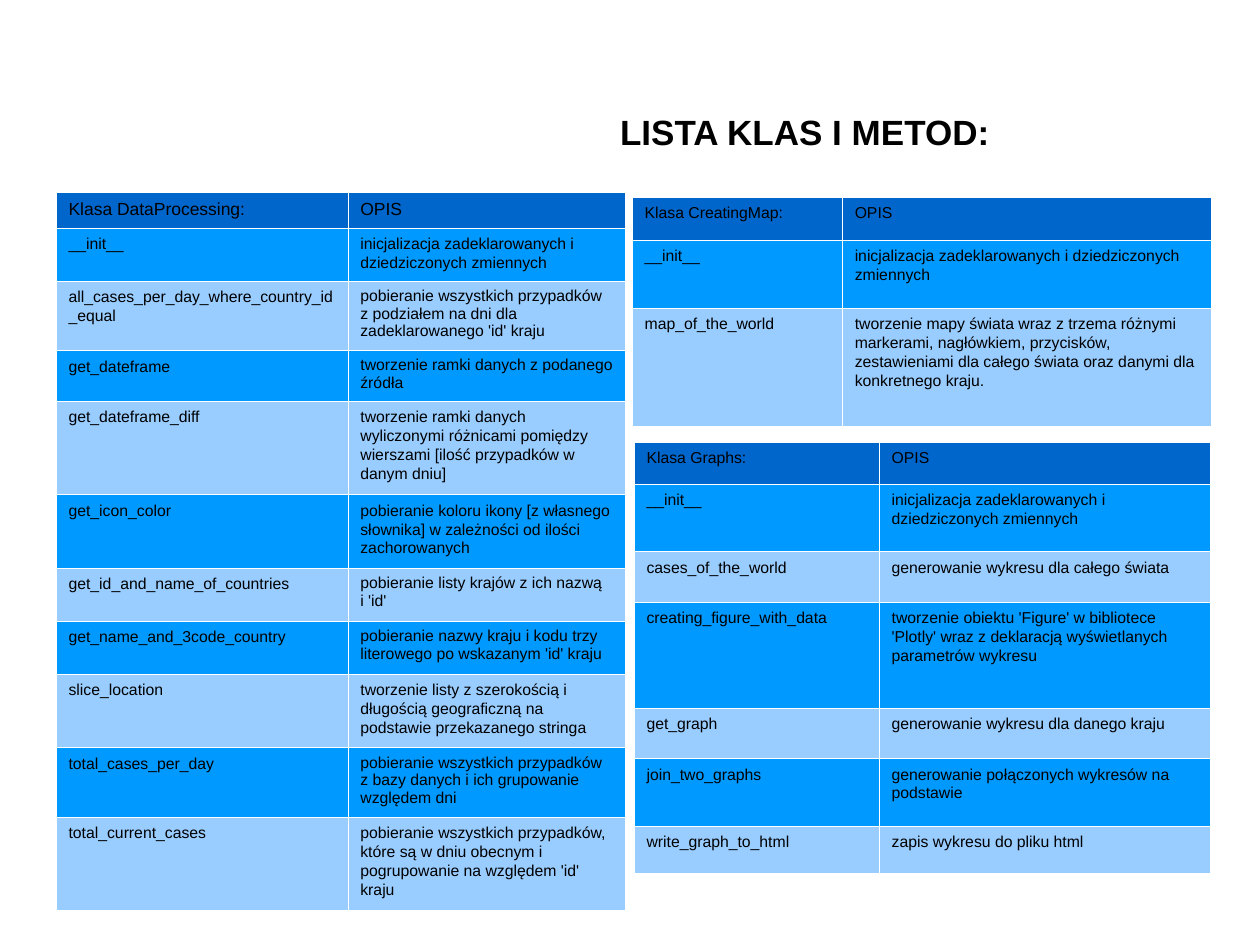
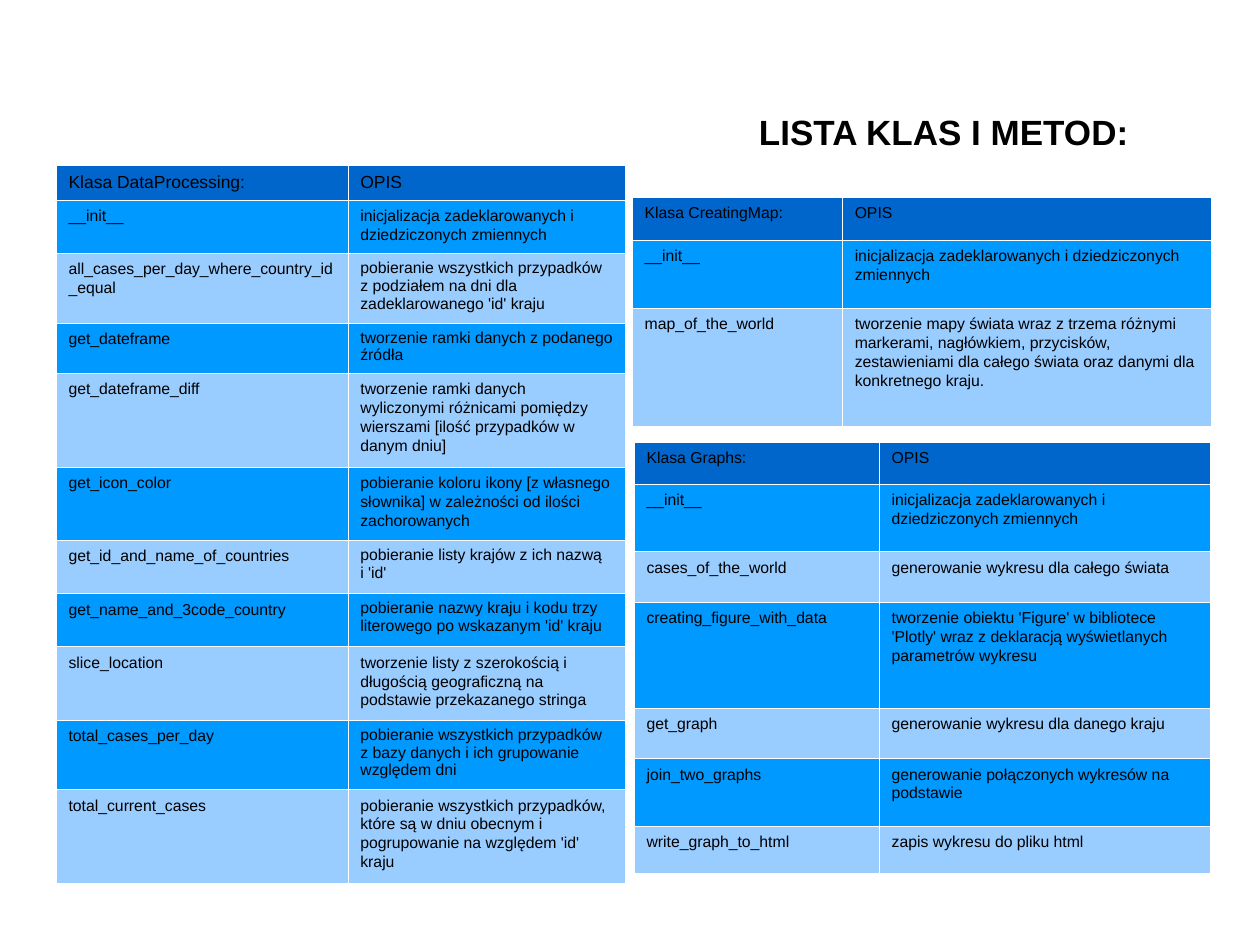
Before and after one commit to janiszewskibartlomiej/COVID-19-Thesis-Postgraduate_studies_on_WSB, a slide deck: slide 13 of docs/WSB_prezentacja_pracy_dyplomowej.pptx. Drawn at 1260x945 pixels with LibreOffice and Linux fonts; fonts in the diff are those of the drawing; background and template pictures are left out. Boxes give left, top, right and bottom in pixels: in the first picture for what was removed or moved away, otherwise in the second. Text is boxed around its words. In the diff, an @@ line names an element or a change of style, - is before the commit and + after.

```diff
--- a/docs/WSB_prezentacja_pracy_dyplomowej.pptx
+++ b/docs/WSB_prezentacja_pracy_dyplomowej.pptx
@@ text "LISTA KLAS I METOD:": place and size @@
-text "LISTA KLAS I METOD:" at [620, 120, 990, 146]
+text "LISTA KLAS I METOD:" at [759, 120, 1129, 146]
@@ table: place and size @@
-table at [57, 193, 626, 903]
+table at [57, 165, 626, 875]
```
Also in this commit, not shown: 9 other slides changed, 7 other files.
